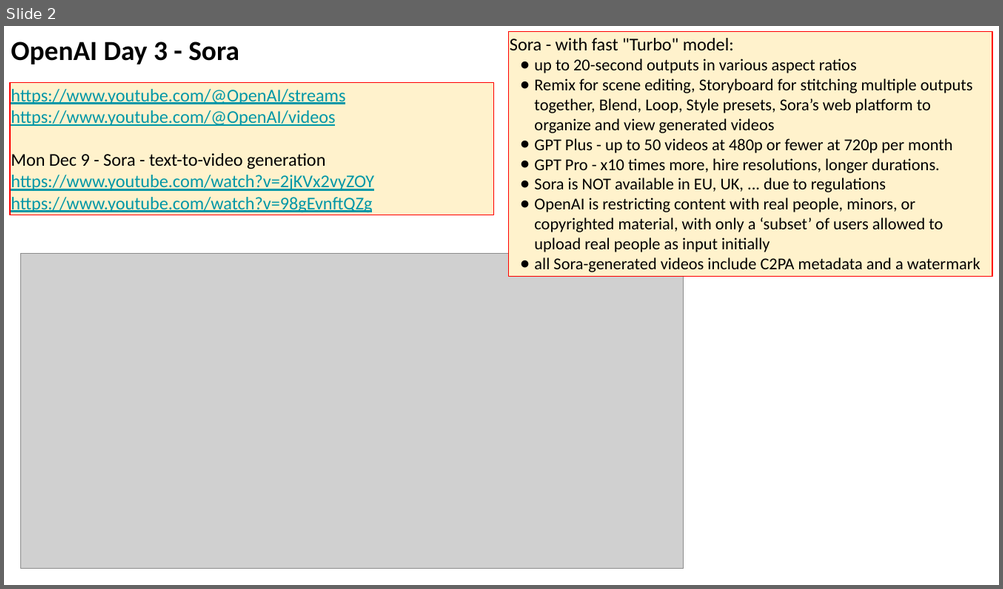
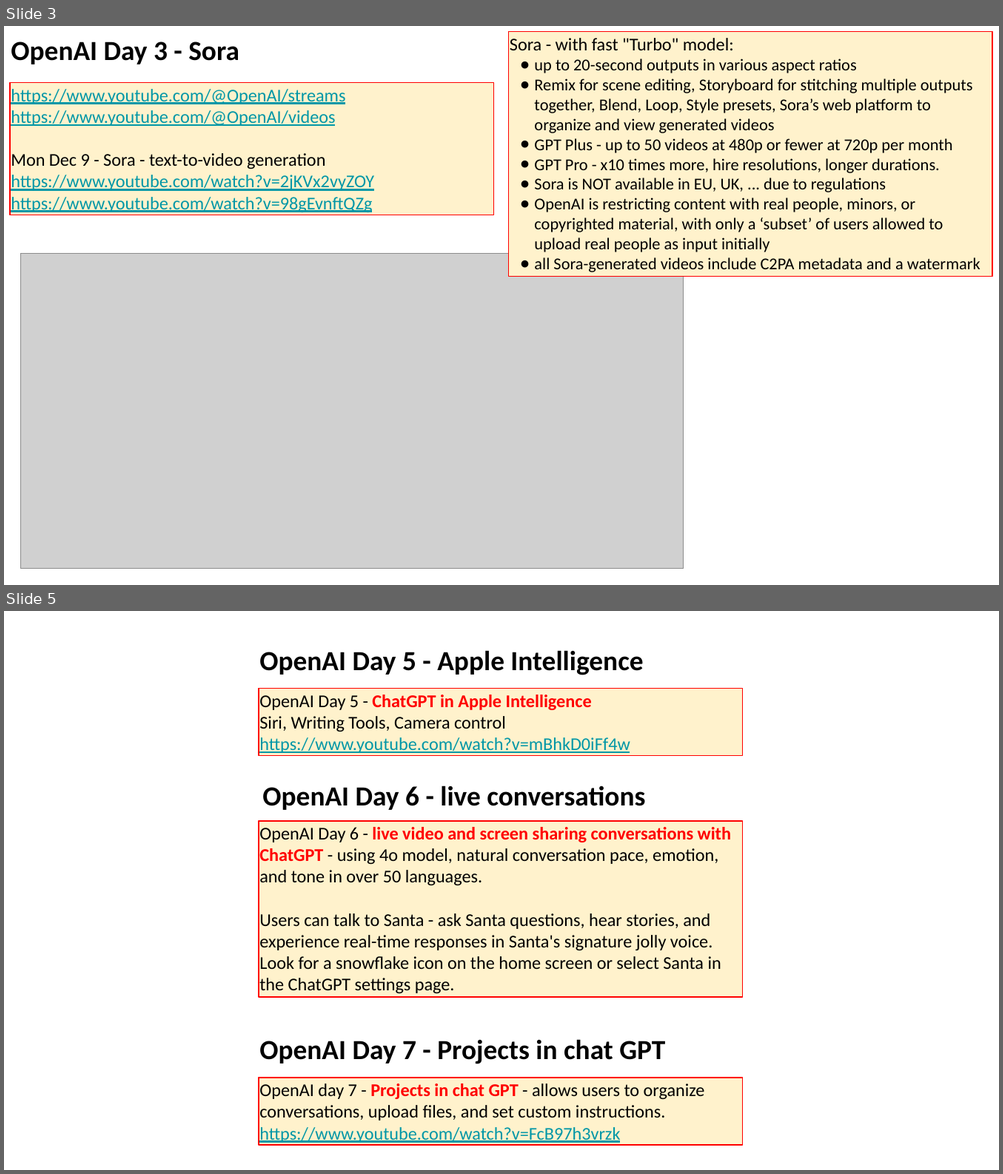
Before and after one commit to lselector/seminar, a slide deck: 2024/2024-12-13-AI-Updates.pptx. Shown one above the other, each under a label of ours: slide 2 before the commit, slides 3 and 5 after it; the slides between them are not shown. The pictures are 1003x589 and 1003x1174 pixels, drawn with LibreOffice and Linux fonts; fonts in the diff are those of the drawing; grey boxes stand for pictures. Boxes give left, top, right and bottom in pixels: in the first picture for what was removed or moved away, otherwise in the second. Text is boxed around its words. In the diff, an @@ line names an element or a change of style, - is before the commit and + after.

```diff
--- a/2024/2024-12-13-AI-Updates.pptx
+++ b/2024/2024-12-13-AI-Updates.pptx
@@ slide 5 added at [4,611,999,1170], background #FFFFFF @@
@@ text added at [259,650,643,675], 20 pt, text #000000, bold @@
+OpenAI Day 5 - Apple Intelligence
@@ rectangle added at [259,689,742,756], fill #FFF2CC, outline #FF0000 0.75 pt, 13 pt, text #0097A7 @@
+OpenAI Day 5 - ChatGPT in Apple Intelligence
+Siri, Writing Tools, Camera control
+https://www.youtube.com/watch?v=mBhkD0iFf4w
@@ text added at [262,786,645,810], 20 pt, text #000000, bold @@
+OpenAI Day 6 - live conversations
@@ rectangle added at [259,821,742,997], fill #FFF2CC, outline #FF0000 0.75 pt, 13 pt, text #000000 @@
+OpenAI Day 6 - live video and screen sharing conversations with ChatGPT - using 4o model, natural conversation pace, emotion, and tone in over 50 languages.
+Users can talk to Santa - ask Santa questions, hear stories, and experience real-time responses in Santa's signature jolly voice.
+Look for a snowflake icon on the home screen or select Santa in the ChatGPT settings page.
@@ text added at [259,1039,665,1065], 20 pt, text #000000, bold @@
+OpenAI Day 7 - Projects in chat GPT
@@ rectangle added at [259,1079,742,1146], fill #FFF2CC, outline #FF0000 0.75 pt, 13 pt, text #000000 @@
+OpenAI day 7 - Projects in chat GPT - allows users to organize conversations, upload files, and set custom instructions.
+https://www.youtube.com/watch?v=FcB97h3vrzk
@@ what was slide 2 is now slide 3 @@
```
Also in this commit, not shown: 13 slides changed, 3 other slides added, 4 slides removed.
